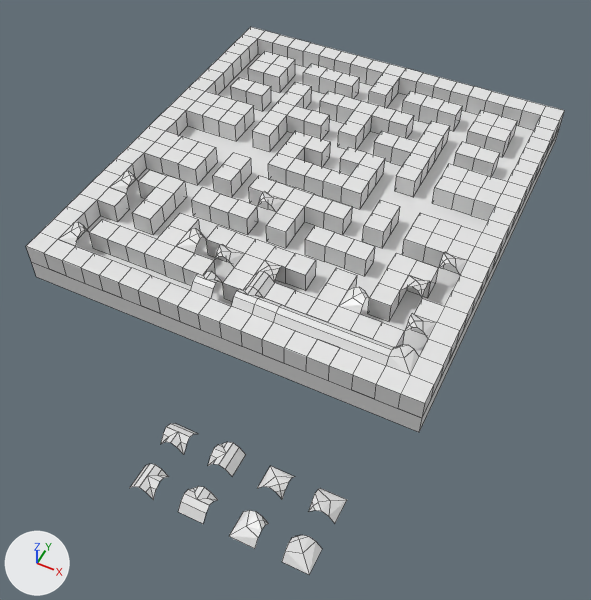
Before and after pictures for a commit that changed the Blender file Pac-Base-Map.blend.
Camera for both pictures: a camera (50 mm lens) standing at (22.6, -18.1, 26.8) and looking at (11.1, 4.8, -1.8). The lights are fixed; the arrows at lower left show +X, +Y and +Z. Mesh edges are drawn as thin lines.

The first picture shows 'Base', 'Walls'.
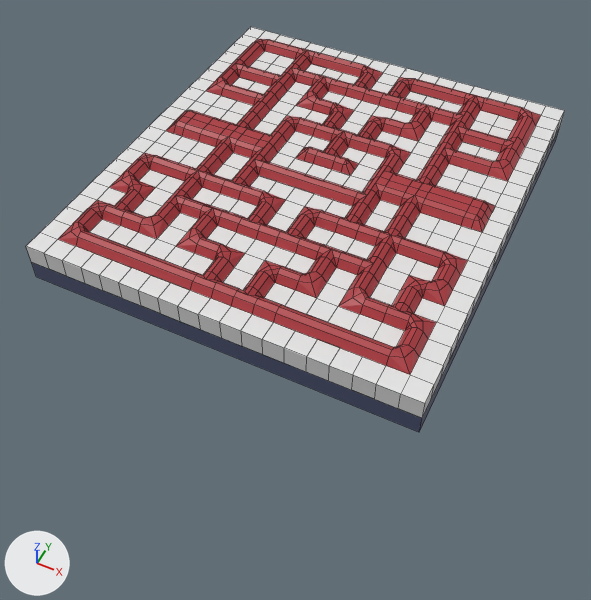
Boxes [x1, y1, x2, y2] around the edits, measured in the pictures (591 x 600 px):
'Walls', reshaped (29% shorter)
    before: [26, 27, 565, 575]
    after: [26, 27, 565, 418]
'Base', recoloured (white to blue)
    both: [31, 54, 559, 432]
part 1 of me_cube, deleted
    before: [130, 423, 347, 575]
part 2 of me_cube, built on
    before: [58, 173, 430, 298]
    after: [75, 39, 541, 331]
part 3 of me_cube, recoloured (white to red)
    both: [71, 171, 468, 375]

The change, as a list of edits to the scene's bpy script:
```text
Add mat_material_002:
    mat_material_002 = principled_material('Material.002')
    mat_material_002.base_color = (0.0817, 0.0963, 0.19)  # dark blue #515779
Add mat_material_001:
    mat_material_001 = principled_material('Material.001')
    mat_material_001.base_color = (0.42, 0.0386, 0.048)  # red #ad373e
Change me_cube:
    used by ob_walls; location = (1.0, 1.0, 0.0)
    remove me_cube.from_pydata(...)  # 1116 vertices, 811 faces, 4 loose edges; spans x -1.0..18.0, y -9.0..20.0, z 0.0..1.5
    add me_cube.from_pydata(...)  # 1660 vertices, 1689 faces, 4 loose edges; spans x -1.0..18.0, y -1.0..20.0, z 0.0..1.5
    me_cube part 1: 8 loose pieces with 116 vertices, spanning x 10.0..17.0, y -9.0..-6.0, z 1.0..1.5, are deleted
    me_cube part 2: 28 vertices removed from x 0.0..16.0, y 0.0..7.0, z 1.0; 688 vertices added at x 0.0..17.0, y 2.0..18.8, z 1.0..1.5
    me_cube part 3: 91 faces spanning x 0.2..17.0, y 0.0..7.0, z 1.0..1.5 switch from mat_material (white #e7e7e7) to mat_material_001 (red #ad373e)
Change me_cube_001:
    where me_cube_001.from_pydata(...)  # 8 vertices, 6 faces; spans x -1.0..1.0, y -1.0..1.0, z -1.0..1.0
    add me_cube_001.materials.append(mat_material_002)  # dark blue #515779
```
